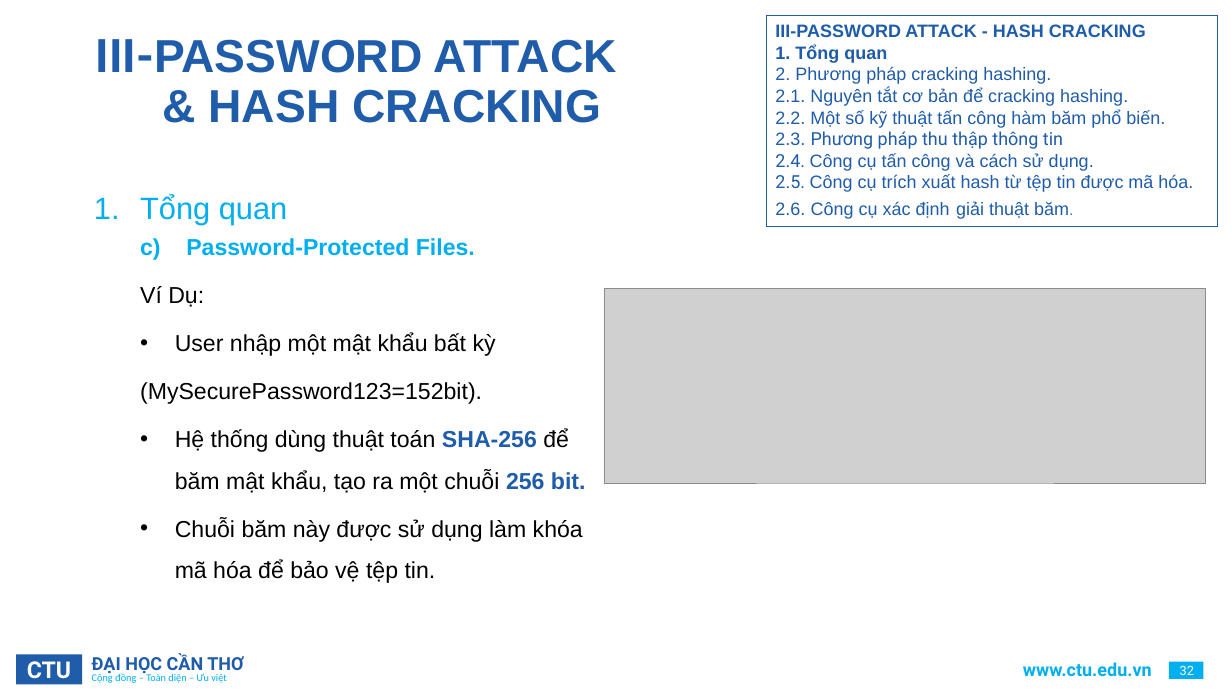
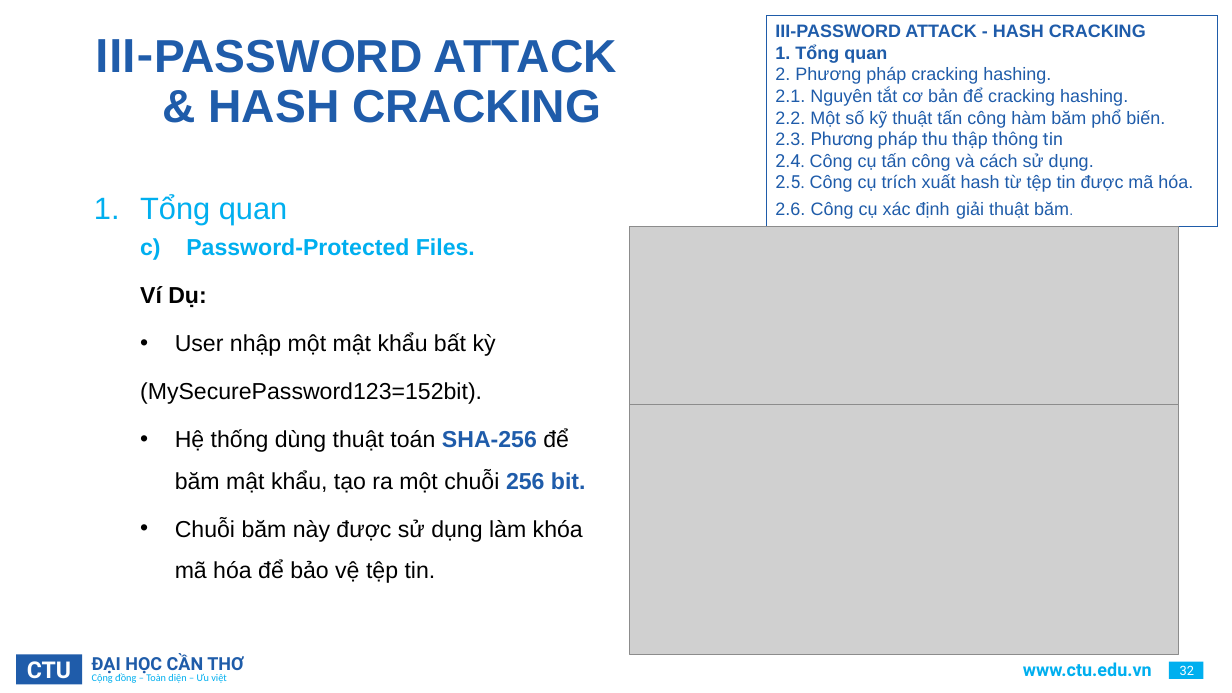
Before and after one commit to HaiDangDoo/archive, a slide deck: slide 32 of NLCS/CTU_PowerPoint_Template.pptx. Drawn at 1232x693 pixels with LibreOffice and Linux fonts; fonts in the diff are those of the drawing; grey boxes stand for pictures; background and template pictures are left out. Boxes give left, top, right and bottom in pixels: in the first picture for what was removed or moved away, otherwise in the second. Text is boxed around its words. In the diff, an @@ line names an element or a change of style, - is before the commit and + after.

```diff
--- a/NLCS/CTU_PowerPoint_Template.pptx
+++ b/NLCS/CTU_PowerPoint_Template.pptx
@@ picture: place and size @@
-picture at (605, 289, 1207, 483)
+picture at (629, 227, 1178, 405)
@@ text at (140, 286, 206, 307): bold on in "Ví Dụ:" @@
@@ picture added at (629, 404, 1178, 654) @@
```
Also in this commit, not shown: 30 other slides changed, 2 slides removed, 35 other files.
